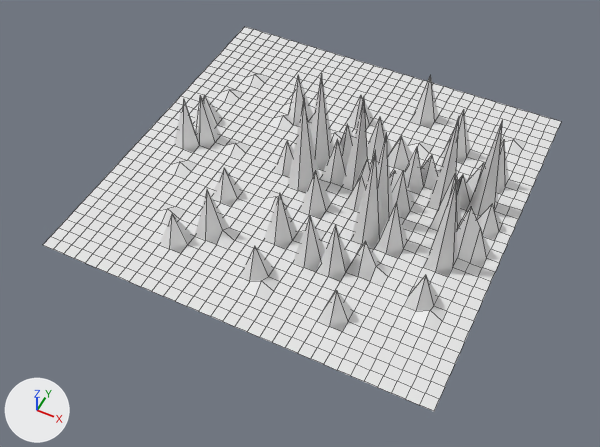
An edit to the FBX model Assets/Meshes/mountains2.fbx, drawn before and after from the same camera.
Before and after are seen from a camera (50 mm lens) standing at (8.75, -19.09, 21.09) and looking at (0.32, -2.23, 0.01). Lighting does not change. The marker at lower left points along +X, +Y and +Z. Mesh edges are drawn as thin lines.
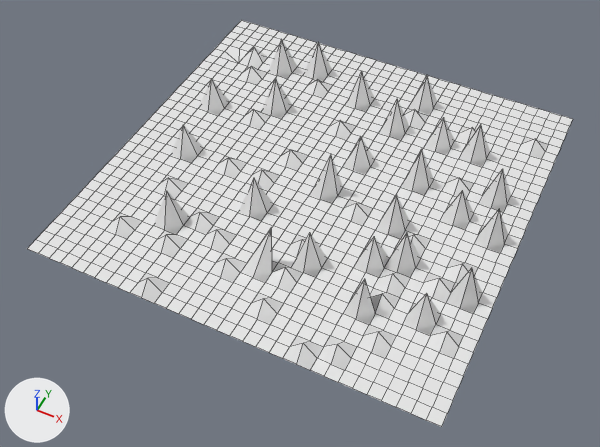
The newer file is also rescaled (x1.052) as a whole; pictures and numbers use the older file's frame.

Location of each change, (x1, y1, x2, y2) in pixels of the pictures (600 x 447 px; the box of a moved part takes in the faces that stretch with it):
'Plane', reshaped, shading changed, rescaled: before (43, 27, 561, 411); after (27, 20, 573, 427)
part 1 of me_plane, moved or reshaped: before (144, 51, 526, 359); after (83, 40, 511, 370)
part 2 of me_plane, moved or reshaped: before (85, 199, 119, 223); after (518, 137, 548, 159)
part 3 of me_plane, moved or reshaped: before (410, 75, 439, 128); after (174, 240, 211, 268)
part 4 of me_plane, moved or reshaped: before (466, 121, 503, 216); after (142, 141, 173, 163)
part 5 of me_plane, shading changed: (43, 27, 561, 411) in both

Diff of the bpy script that builds the scene:
```diff
--- a/Assets/Meshes/mountains2.fbx.py
+++ b/Assets/Meshes/mountains2.fbx.py
@@ me_plane @@
 # used by ob_plane; location = (0.0, 0.0, 0.0); scale = (-6.89, -6.89, -6.89)
-me_plane.from_pydata(...)  # 1089 vertices, 1024 faces; spans x -1.0..1.0, y -1.0..1.0, z -0.57..0.0
-me_plane.vertices[577].co = (0.88, 0.69, 0.0)  # pixel (102, 210)
-me_plane.vertices[935].co = (-0.31, -0.69, -0.3)  # pixel (430, 74)
-me_plane.vertices[953].co = (-0.81, -0.19, -0.57)  # pixel (502, 119)
+me_plane.from_pydata(...)  # 1089 vertices, 1024 faces; spans x -1.0..1.0, y -1.0..1.0, z -0.02..0.24
+# me_plane part 1: 115 of 1089 vertices moved; they spanned x -0.88..0.88, y -0.94..0.75, z -0.57..0.0 and now span x -0.88..0.88, y -0.94..0.75, z -0.02..0.24; mean shift (0.0, 0.0, 0.18); largest move (-0.75, 0.25, -0.57) -> (-0.75, 0.25, 0.18)
+# me_plane part 2
+me_plane.vertices[577].co = (0.87, 0.68, 0.07)  # pixel (535, 138)
+# me_plane part 3
+me_plane.vertices[935].co = (-0.31, -0.69, 0.0)  # pixel (192, 253)
+# me_plane part 4
+me_plane.vertices[953].co = (-0.81, -0.19, 0.0)  # pixel (159, 151)
+# me_plane part 5: edges marked sharp go from 650 to 665
@@ ob_plane @@
 ob_plane.location = (0.0, 0.0, 0.0)
-ob_plane.scale = (-6.89, -6.89, -6.89)
+ob_plane.scale = (7.25, 7.25, 7.25)
```
